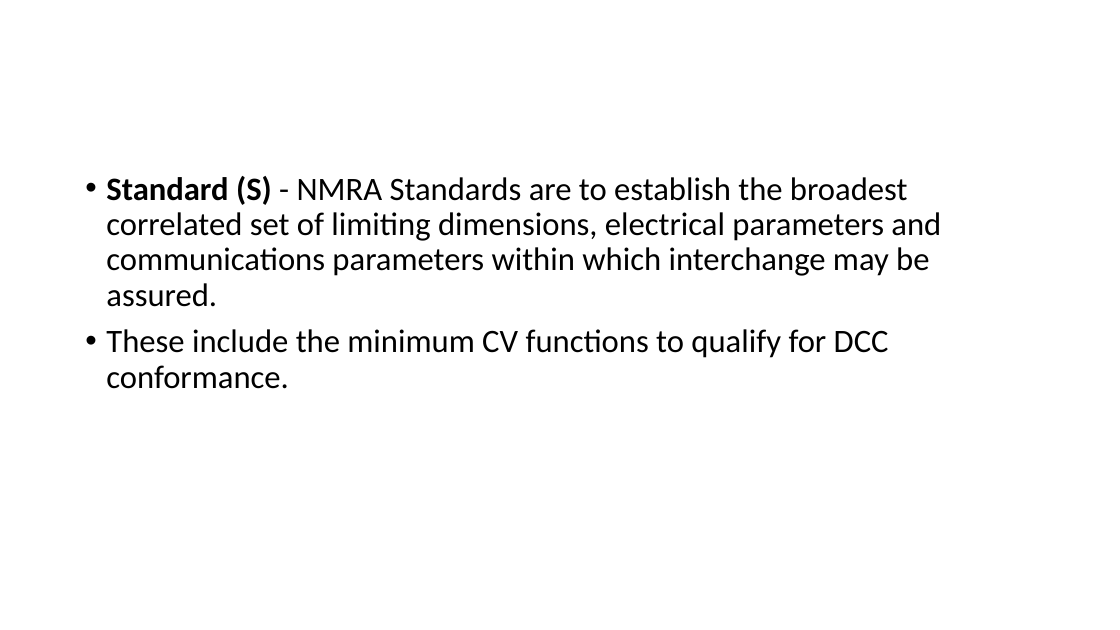
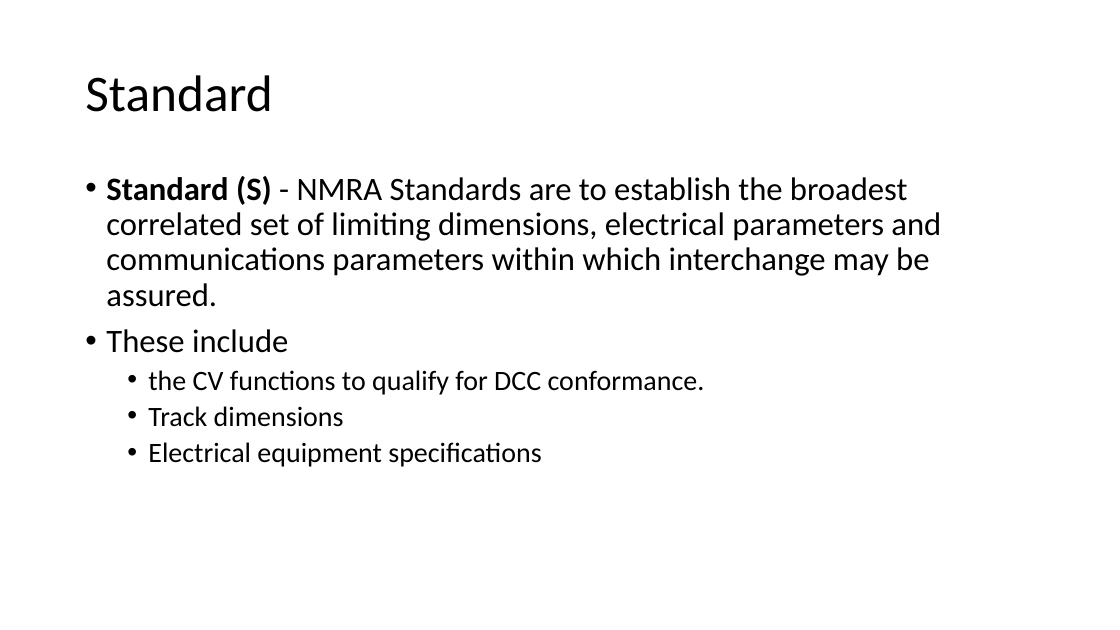
Before and after one commit to McLae/dfwtrainshows, a slide deck: slide 10 of Clinics/Standards.pptx. Drawn at 1120x630 pixels with LibreOffice and Linux fonts; fonts in the diff are those of the drawing. Boxes give left, top, right and bottom in pixels: in the first picture for what was removed or moved away, otherwise in the second. Text is boxed around its words. In the diff, an @@ line names an element or a change of style, - is before the commit and + after.

```diff
--- a/Clinics/Standards.pptx
+++ b/Clinics/Standards.pptx
@@ title added at <box>85,75,272,112</box>, 44 pt, text #000000 @@
+Standard
@@ text at <box>106,329,705,467</box>: text changed; size 28 to 24 pt @@
-• These include the minimum CV functions to qualify for DCC conformance.
+• These include
+  • the CV functions to qualify for DCC conformance.
+  • Track dimensions
+  • Electrical equipment specifications
```
Also in this commit, not shown: 3 other slides changed.
